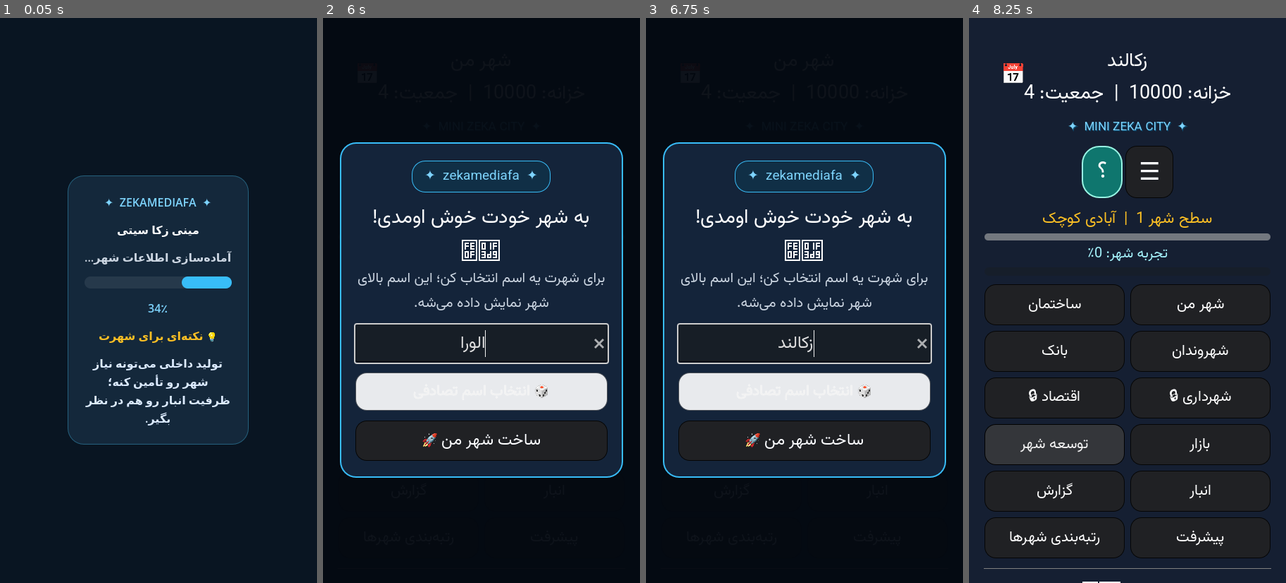
Above: before the commit, frames 1-4 (left to right).
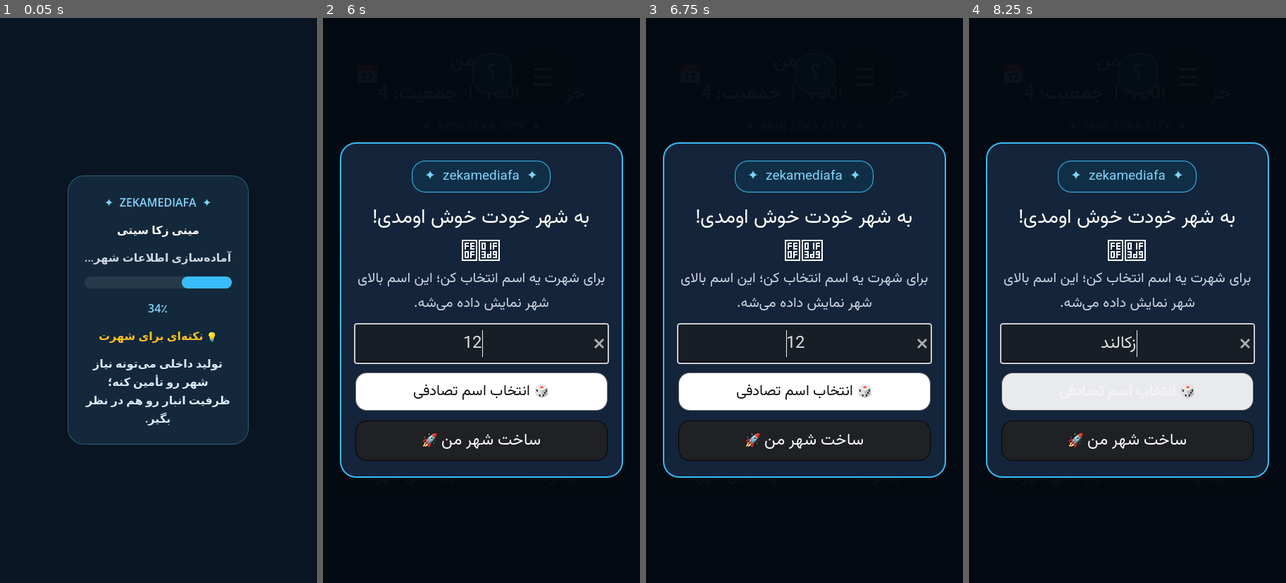
Above: after the commit, the same moments.

Repository: zekainstabot/mini-zeka-city
Game: Godot game, scene res://Main.tscn
Two runs of this game, one before a commit and one after it. Both use one fixed random seed, a clock stepped at 60 frames per second and the inputs below.
Inputs (mouse positions are in pixels of both pictures, inside the frame that each line leads up to):
- Up to frame 1 (0.05 s): no input
- Up to frame 2 (6 s): click (481, 345) at 0.52 s; type "12" at 0.6 s; click "☰" at 1.25 s; click "شهر من" at 2 s; click "؟" at 2.75 s; click "ساختمان" at 3.5 s; click "شهروندان" at 4.25 s; click "بانک" at 5 s; click "شهرداری 🔒" at 5.75 s
- Up to frame 3 (6.75 s): click "اقتصاد 🔒" at 6.5 s
- Up to frame 4 (8.25 s): click "بازار" at 7.25 s; click "توسعه شهر" at 8 s

Frame 1 is identical in both runs. In frame 2, 0.6% of the frame differs, in the area x 10-90%, y 55-70%; in frame 3, 0.6%; in frame 4, 60%, in the area x 0-100%, y 0-100%.

Commit message:
Move menu and help buttons beside daily calendar

Diff:
--- a/scripts/Main.gd
+++ b/scripts/Main.gd
@@ -855,6 +855,26 @@
 	help_button.add_theme_color_override("font_color_pressed", Color("#ffffff"))
 	help_button.connect("pressed", Callable(self, "_open_help"))
 	menu_row.add_child(help_button)
+
+	# Move the existing controls beside the daily calendar without changing
+	# their callbacks or modal behavior. Keep them as floating top-level controls.
+	menu_row.remove_child(menu_button)
+	menu_row.remove_child(help_button)
+	menu_row.visible = false
+	menu_button.anchor_left = 0.0
+	menu_button.anchor_top = 0.0
+	menu_button.anchor_right = 0.0
+	menu_button.anchor_bottom = 0.0
+	menu_button.position = Vector2(105, 48)
+	menu_button.z_index = 15
+	add_child(menu_button)
+	help_button.anchor_left = 0.0
+	help_button.anchor_top = 0.0
+	help_button.anchor_right = 0.0
+	help_button.anchor_bottom = 0.0
+	help_button.position = Vector2(181, 50)
+	help_button.z_index = 15
+	add_child(help_button)
 	# Full-screen modal menu dims the city and separates menu actions
 	# from the navigation and city controls behind it.
 	var menu_layer = CanvasLayer.new()
